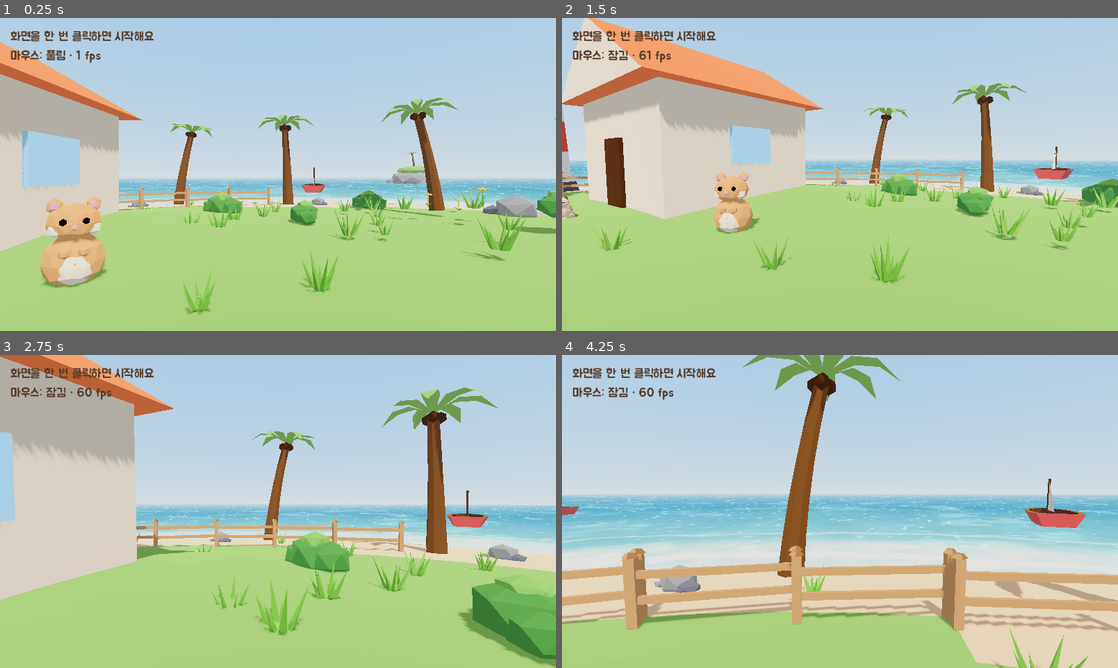
Above: before the commit, frames 1-4 (two rows, left to right).
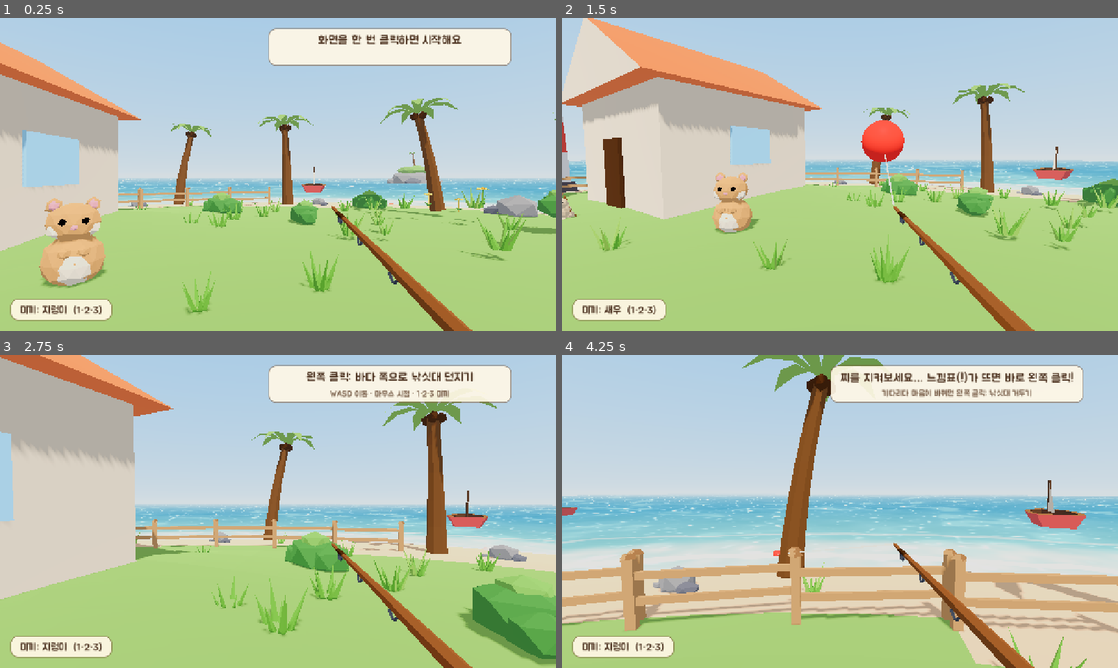
Above: after the commit, the same moments.

Repository: qudrhks36-svg/hanroro-seat-checker
Game: Godot game, scene res://main.tscn
Two runs of this game, one before a commit and one after it. Both use one fixed random seed, a clock stepped at 60 frames per second and the inputs below.
Inputs (mouse positions are in pixels of both pictures, inside the frame that each line leads up to):
- Up to frame 1 (0.25 s): no input
- Up to frame 2 (1.5 s): tap Enter at 0.5 s; move the mouse to (962, 158) at 0.52 s; hold D 0.53-1.28 s; tap 1 at 0.6 s; click (962, 158) at 0.67 s; tap 2 at 0.8, 1.35 s; move the mouse to (812, 174) at 1.27 s; hold W from 1.28 s (still down); click (812, 174) at 1.42 s
- Up to frame 3 (2.75 s): keep holding W; tap 3 at 1.55, 2.1 s; move the mouse to (289, 505) at 2.02 s; click (289, 505) at 2.17 s; tap 1 at 2.3 s
- Up to frame 4 (4.25 s): keep holding W; move the mouse to (834, 517) at 2.77 s; tap 1 at 2.85 s; click (834, 517) at 2.92 s; tap 2 at 3.05, 3.6 s; move the mouse to (878, 514) at 3.52 s; click (878, 514) at 3.67 s; tap 3 at 3.8 s

The runs differ from the first frame. In frame 1, 11% of the frame differs, in the area x 0-100%, y 3-100%; in frame 2, 6.4%; in frame 3, 11%; in frame 4, 14%, in the area x 0-100%, y 0-100%.

Commit message:
feat(godot): step 4 - fishing (cast, bite, reel, catch registration, UI, sfx)
Co-Authored-By: Claude Sonnet 5.5 <noreply@anthropic.com>

Diff:
--- a/fishing-game/godot/project.godot
+++ b/fishing-game/godot/project.godot
@@ -18,6 +18,8 @@
 
 window/size/viewport_width=1280
 window/size/viewport_height=720
+window/stretch/mode="canvas_items"
+window/stretch/aspect="expand"
 
 [rendering]
 
--- /dev/null
+++ b/fishing-game/godot/scripts/fishing_rod.gd
@@ -0,0 +1,408 @@
+extends Node3D
+# 낚시 (포팅 4단계, 유니티 FishingRod): 왼쪽 클릭 = 던지기 / 입질 타이밍에 낚기 / 회수. 낚기 성공 뒤엔 릴 감기(왼쪽 버튼 누르고 있기).
+# 값은 data/fishing.json (던지기 12m·0.8초·높이 3, 입질 후 1.6초 안에 클릭, 릴 감기 수치). 첫 클릭은 시작(마우스 잠금)이라 main.gd가 먹음.
+
+const Game := preload("res://scripts/game_state.gd")
+const ThemeUI := preload("res://scripts/ui_theme.gd")
+const TimeScript := preload("res://scripts/time_of_day.gd")
+const WorldScript := preload("res://scripts/world.gd")
+const SfxScript := preload("res://scripts/sfx.gd")
+
+enum S { IDLE, FLYING, FLOATING, BITING, REELING }
+
+const CAST_DISTANCE := 12.0
+const CAST_TIME := 0.8
+const ARC_HEIGHT := 3.0
+const WATER_Y := -0.1
+const BITE_WINDOW := 1.6              # 입질 후 클릭 가능 시간(초)
+const REEL_ZONE_SPEED := 0.7
+const REEL_START := 0.4
+const REEL_GAIN := 0.4
+const REEL_LOSS := 0.2
+const FISH_SPEED := [0.3, 0.5, 0.75]   # 흔함/보통/희귀
+const BAR_W := 600.0
+const ROD_LENGTH := [1.0, 1.15, 1.3]   # 낚싯대 단계별 길이 배율 (모델 길이도 1.4 / 1.61 / 1.82)
+
+var cam: Camera3D
+var world: Node3D
+var state := S.IDLE
+var selected_bait := 0
+var cast_bait := 0
+var click_pending := false
+var auto := false                      # 시험용: 스스로 던지고 낚음
+
+var tip: Node3D                        # 낚싯대 끝 (카메라 아래)
+var rod_model: Node3D
+var bobber: MeshInstance3D
+var line: MeshInstance3D
+var start_pos := Vector3.ZERO
+var end_pos := Vector3.ZERO
+var t := 0.0
+var bite_timer := 0.0
+var hooked := -1
+var zone_pos := 0.5
+var fish_pos := 0.5
+var fish_target := 0.5
+var retarget_timer := 0.0
+var gauge := 0.0
+var toast_until := 0.0
+var catches := 0
+
+# 화면
+var ui: CanvasLayer
+var guide: PanelContainer
+var guide1: Label
+var guide2: Label
+var toast: PanelContainer
+var toast_label: Label
+var bait_label: Label
+var bang: Label
+var reel_root: Control
+var zone_rect: ColorRect
+var fish_rect: ColorRect
+var gauge_rect: ColorRect
+
+func setup(camera: Camera3D, world_node: Node3D) -> void:
+	cam = camera
+	world = world_node
+	Game.ensure_loaded()
+	_build_rod(0)
+	_build_bobber_and_line()
+	_build_ui()
+	_set_casting(false)
+	_update_bait_label()
+
+# ---- 낚싯대 모델 (카메라 아래, 유니티 RodLook과 같은 자리) ----
+func _build_rod(level: int) -> void:
+	if rod_model != null:
+		rod_model.queue_free()
+	if tip == null:
+		tip = Node3D.new()
+		cam.add_child(tip)
+	var it: Dictionary
+	for x in world.items:
+		if x["path"] == "Player/PlayerCamera/Rod":
+			it = x
+	var p: Array = it["pos"]
+	var q: Array = it["quat"]
+	var rod_u := Vector3(p[0], p[1] - 1.8, p[2])           # 유니티 카메라 기준 자리
+	var qu := Quaternion(q[0], q[1], q[2], q[3])
+	var half: float = 0.7 * float(ROD_LENGTH[level])                      # 대 길이 1.4의 절반
+	var tip_u := rod_u + qu * Vector3(0, 0, half)
+	var handle_u := rod_u - qu * Vector3(0, 0, half)
+	tip.position = Vector3(tip_u.x, tip_u.y, -tip_u.z)
+	var scene: PackedScene = load("res://assets/models/extra/Rod_%d.fbx" % level)
+	rod_model = scene.instantiate()
+	rod_model.position = Vector3(handle_u.x, handle_u.y, -handle_u.z)
+	rod_model.basis = WorldScript.to_godot_basis(q) * WorldScript.MODEL_FIX
+	cam.add_child(rod_model)
+	_tint_c_materials(rod_model)
+
+# 시험용: 낚싯대 모델의 양끝(카메라 기준)과 낚싯줄 시작점(tip)을 찍는다
+func debug_rod() -> void:
+	var lo := Vector3(1e9, 1e9, 1e9)
+	var hi := Vector3(-1e9, -1e9, -1e9)
+	for n in rod_model.find_children("*", "MeshInstance3D", true, false):
+		var mi: MeshInstance3D = n
+		var xf: Transform3D = cam.global_transform.affine_inverse() * mi.global_transform
+		var bb := mi.get_aabb()
+		for c in 8:
+			var corner := bb.position + bb.size * Vector3(c & 1, (c >> 1) & 1, (c >> 2) & 1)
+			var p := xf * corner
+			lo = lo.min(p)
+			hi = hi.max(p)
+	print("[FG] rod aabb(cam local) lo=", lo, " hi=", hi, " tip=", tip.position)
+
+# 재질 이름 "C_RRGGBB" → 그 색 (유니티 RodLook.ColorMaterial). 그림자는 끔.
+func _tint_c_materials(root: Node) -> void:
+	for n in root.find_children("*", "MeshInstance3D", true, false):
+		var mi: MeshInstance3D = n
+		mi.cast_shadow = GeometryInstance3D.SHADOW_CASTING_SETTING_OFF
+		for i in mi.mesh.get_surface_count():
+			var orig: Material = mi.mesh.surface_get_material(i)
+			var nm: String = orig.resource_name if orig != null else ""
+			var k := nm.find("C_")
+			if k >= 0 and nm.length() >= k + 8:
+				var m := StandardMaterial3D.new()
+				m.albedo_color = Color.html("#" + nm.substr(k + 2, 6))
+				m.roughness = 0.9
+				mi.set_surface_override_material(i, m)
+
+func _build_bobber_and_line() -> void:
+	bobber = MeshInstance3D.new()
+	var sph := SphereMesh.new()
+	sph.radius = 0.125
+	sph.height = 0.25
+	bobber.mesh = sph
+	bobber.material_override = world.get_material("Mat_Bobber")
+	bobber.cast_shadow = GeometryInstance3D.SHADOW_CASTING_SETTING_OFF
+	add_child(bobber)
+	line = MeshInstance3D.new()
+	var cyl := CylinderMesh.new()
+	cyl.top_radius = 0.004
+	cyl.bottom_radius = 0.004
+	cyl.height = 1.0
+	cyl.radial_segments = 4
+	line.mesh = cyl
+	var lm := StandardMaterial3D.new()
+	lm.shading_mode = BaseMaterial3D.SHADING_MODE_UNSHADED
+	lm.albedo_color = Color(0.95, 0.95, 0.9)
+	line.material_override = lm
+	line.cast_shadow = GeometryInstance3D.SHADOW_CASTING_SETTING_OFF
+	add_child(line)
+
+# ---- 화면 ----
+func _build_ui() -> void:
+	ui = CanvasLayer.new()
+	ui.layer = 3
+	add_child(ui)
+	guide = ThemeUI.panel(Vector2(560, 0))
+	var v := VBoxContainer.new()
+	guide1 = ThemeUI.label("", 28)
+	guide2 = ThemeUI.label("", 19, ThemeUI.INK_SOFT)
+	v.add_child(guide1)
+	v.add_child(guide2)
+	guide.add_child(v)
+	ui.add_child(guide)
+	guide.set_anchors_and_offsets_preset(Control.PRESET_CENTER_TOP, Control.PRESET_MODE_MINSIZE, 24)
+
+	toast = ThemeUI.panel()
+	toast_label = ThemeUI.label("", 30)
+	toast.add_child(toast_label)
+	toast.visible = false
+	ui.add_child(toast)
+	toast.set_anchors_and_offsets_preset(Control.PRESET_CENTER_TOP, Control.PRESET_MODE_MINSIZE, 130)
+
+	var bait_panel := ThemeUI.panel()
+	bait_label = ThemeUI.label("", 24)
+	bait_panel.add_child(bait_label)
+	ui.add_child(bait_panel)
+	bait_panel.set_anchors_and_offsets_preset(Control.PRESET_BOTTOM_LEFT, Control.PRESET_MODE_MINSIZE, 24)
+
+	bang = ThemeUI.label("!", 96, Color(1.0, 0.9, 0.3))
+	bang.add_theme_color_override("font_outline_color", Color(0.3, 0.15, 0.05))
+	bang.add_theme_constant_override("outline_size", 10)
+	bang.visible = false
+	ui.add_child(bang)
+
+	# 릴 감기 화면: 가로 막대(주황 물고기 칸 + 초록 내 칸)와 그 아래 노란 게이지 (화면 가운데 기준)
+	reel_root = Control.new()
+	reel_root.set_anchors_preset(Control.PRESET_CENTER)
+	reel_root.mouse_filter = Control.MOUSE_FILTER_IGNORE
+	reel_root.add_child(ThemeUI.rect(Color(1, 0.97, 0.9, 0.82), Vector2(BAR_W, 36), Vector2(-BAR_W / 2, 140 - 18)))
+	zone_rect = ThemeUI.rect(Color(0.5, 0.82, 0.6, 0.9), Vector2(Game.zone_width() * BAR_W, 36), Vector2.ZERO)
+	fish_rect = ThemeUI.rect(Color(1, 0.55, 0.35), Vector2(18, 36), Vector2.ZERO)
+	reel_root.add_child(zone_rect)
+	reel_root.add_child(fish_rect)
+	reel_root.add_child(ThemeUI.rect(Color(1, 0.97, 0.9, 0.82), Vector2(BAR_W, 14), Vector2(-BAR_W / 2, 185 - 7)))
+	gauge_rect = ThemeUI.rect(Color(1, 0.9, 0.4), Vector2(0, 14), Vector2(-BAR_W / 2, 185 - 7))
+	reel_root.add_child(gauge_rect)
+	reel_root.visible = false
+	ui.add_child(reel_root)
+
+func _update_bait_label() -> void:
+	bait_label.text = "미끼: %s  (1·2·3)" % Game.baits[selected_bait]["name"]
+
+# ---- 입력 ----
+func _unhandled_input(event: InputEvent) -> void:
+	if event is InputEventMouseButton and event.pressed and event.button_index == MOUSE_BUTTON_LEFT and Input.mouse_mode == Input.MOUSE_MODE_CAPTURED:
+		click_pending = true
+	elif event is InputEventKey and event.pressed and not event.echo and state == S.IDLE:
+		match event.keycode:
+			KEY_1: _select_bait(0)
+			KEY_2: _select_bait(1)
+			KEY_3: _select_bait(2)
+
+func _select_bait(i: int) -> void:
+	selected_bait = i
+	_update_bait_label()
+
+# ---- 매 프레임 ----
+func _process(delta: float) -> void:
+	var click := click_pending
+	click_pending = false
+	var captured := Input.mouse_mode == Input.MOUSE_MODE_CAPTURED
+	var held := captured and Input.is_mouse_button_pressed(MOUSE_BUTTON_LEFT)
+	if auto:   # 시험용 스스로 낚기
+		click = state == S.IDLE or state == S.BITING
+		held = fish_pos > zone_pos
+	match state:
+		S.IDLE:
+			if click:
+				_cast()
+		S.FLYING:
+			t += delta / CAST_TIME
+			var k := clampf(t, 0.0, 1.0)
+			bobber.global_position = start_pos.lerp(end_pos, k) + Vector3.UP * sin(k * PI) * ARC_HEIGHT
+			if k >= 1.0:
+				_land()
+		S.FLOATING:
+			bobber.global_position = end_pos + Vector3.UP * sin(Time.get_ticks_msec() / 1000.0 * 2.0) * 0.03
+			bite_timer -= delta
+			if click:
+				_set_casting(false)   # 입질 전에 감으면 그냥 회수
+			elif bite_timer <= 0.0:
+				_start_bite()
+		S.BITING:
+			bobber.global_position = end_pos + Vector3.DOWN * 0.15   # 찌가 가라앉음
+			bite_timer -= delta
+			if click:
+				_hook()
+			elif bite_timer <= 0.0:
+				_show_toast("놓쳤어요...")
+				SfxScript.play("miss")
+				_set_casting(false)
+		S.REELING:
+			bobber.global_position = end_pos + Vector3.DOWN * 0.15
+			_reel(held, delta)
+	if state != S.IDLE:
+		_update_line()
+	if toast.visible and Time.get_ticks_msec() / 1000.0 > toast_until:
+		toast.visible = false
+	_update_guide()
+	if state == S.BITING:
+		bang.visible = true
+		var sp := cam.unproject_position(bobber.global_position + Vector3.UP * 0.8)
+		bang.position = sp - bang.size * 0.5
+
+func _cast() -> void:
+	var dir := -cam.global_transform.basis.z
+	dir.y = 0.0
+	if dir.length_squared() < 0.0001:
+		dir = Vector3.FORWARD
+	dir = dir.normalized()
+	cast_bait = selected_bait
+	start_pos = tip.global_position
+	end_pos = Vector3(start_pos.x, WATER_Y, start_pos.z) + dir * CAST_DISTANCE
+	t = 0.0
+	state = S.FLYING
+	_set_casting(true)
+	bobber.global_position = start_pos
+	SfxScript.play("cast")
+
+func _land() -> void:
+	# 위에서 아래로 쏴서 바다가 먼저 맞으면 물 위, 섬·부두·배가 맞으면 육지.
+	var from := Vector3(end_pos.x, 20.0, end_pos.z)
+	var hit := get_world_3d().direct_space_state.intersect_ray(PhysicsRayQueryParameters3D.create(from, from + Vector3.DOWN * 40.0))
+	var water: bool = not hit.is_empty() and (hit.collider as Node).name == "Sea"
+	if water:
+		state = S.FLOATING
+		var w: Array = Game.baits[cast_bait]["wait_sec"]
+		bite_timer = randf_range(float(w[0]), float(w[1]))   # 미끼마다 다름 (GDD 6번)
+		SfxScript.play("splash")
+	else:
+		_set_casting(false)   # 육지: 회수
+
+func _start_bite() -> void:
+	state = S.BITING
+	bite_timer = BITE_WINDOW
+	SfxScript.play("bite")
+
+# 입질 타이밍 성공 → 물고기를 정하고 릴 감기 시작
+func _hook() -> void:
+	hooked = Game.pick(TimeScript.period, cast_bait, false)   # 먼 바다는 7단계에서
+	bang.visible = false
+	zone_pos = 0.5
+	fish_pos = 0.5
+	fish_target = 0.5
+	retarget_timer = 0.0
+	gauge = REEL_START
+	zone_rect.size = Vector2(Game.zone_width() * BAR_W, 36)
+	reel_root.visible = true
+	state = S.REELING
+
+func _reel(held: bool, delta: float) -> void:
+	zone_pos = clampf(zone_pos + (1.0 if held else -1.0) * REEL_ZONE_SPEED * delta, 0.0, 1.0)
+	retarget_timer -= delta
+	if retarget_timer <= 0.0:
+		fish_target = randf()
+		retarget_timer = randf_range(0.6, 1.2)
+	fish_pos = move_toward(fish_pos, fish_target, FISH_SPEED[Game.rarity_index(hooked)] * delta)
+	var inside := absf(fish_pos - zone_pos) <= Game.zone_width() * 0.5
+	gauge = clampf(gauge + (REEL_GAIN if inside else -REEL_LOSS) * delta, 0.0, 1.0)
+	zone_rect.color = Color(0.35, 1.0, 0.5, 0.9) if inside else Color(0.95, 0.45, 0.35, 0.8)   # 물고기를 잡고 있으면 밝은 초록, 놓치면 붉은 주황
+	zone_rect.position.x = (zone_pos - 0.5) * BAR_W - zone_rect.size.x * 0.5
+	zone_rect.position.y = 140 - 18
+	fish_rect.position.x = (fish_pos - 0.5) * BAR_W - fish_rect.size.x * 0.5
+	fish_rect.position.y = 140 - 18
+	gauge_rect.size.x = gauge * BAR_W
+	if gauge >= 1.0:
+		_catch()
+	elif gauge <= 0.0:
+		_show_toast("물고기가 도망갔어요...")
+		SfxScript.play("miss")
+		_end_reel()
+
+func _catch() -> void:
+	var cm := Game.roll_size(hooked)
+	var was_new: bool = Game.counts[hooked] == 0   # 처음 잡은 물고기인지 (NEW)
+	var record := Game.register(hooked, cm)
+	catches += 1
+	SfxScript.play("catch")
+	if was_new:
+		SfxScript.play("new_fish")
+	var f: Dictionary = Game.fish[hooked]
+	var msg := "%s %dcm 잡았어요!  (판매 값 %d원)" % [f["name"], cm, Game.price(hooked)]
+	if was_new:
+		msg = "NEW! " + msg
+	elif record:
+		msg += "  기록 갱신!"
+	_show_toast(msg)
+	print("[FG] catch #", catches, " ", f["name"], " ", cm, "cm ", f["rarity"], " period=", TimeScript.period, " bait=", cast_bait)
+	_end_reel()
+
+func _end_reel() -> void:
+	reel_root.visible = false
+	_set_casting(false)
+
+func _set_casting(on: bool) -> void:
+	if not on:
+		state = S.IDLE
+	bang.visible = false
+	bobber.visible = on
+	line.visible = on
+
+func _update_line() -> void:
+	var a := tip.global_position
+	var b := bobber.global_position
+	var d := b - a
+	var len := d.length()
+	if len < 0.001:
+		return
+	var up := d / len
+	var ref := Vector3.RIGHT if absf(up.dot(Vector3.RIGHT)) < 0.9 else Vector3.FORWARD
+	var x := up.cross(ref).normalized()
+	var z := x.cross(up)
+	line.global_transform = Transform3D(Basis(x, up * len, z), (a + b) * 0.5)
+
+func _show_toast(msg: String) -> void:
+	toast_label.text = msg
+	toast.visible = true
+	toast_until = Time.get_ticks_msec() / 1000.0 + 3.0
+
+# ---- 안내 판 (유니티 GuideHint): 지금 할 일을 단계마다 보여준다 ----
+func _update_guide() -> void:
+	var a := ""
+	var b := ""
+	if Input.mouse_mode != Input.MOUSE_MODE_CAPTURED:
+		a = "화면을 한 번 클릭하면 시작해요"
+	else:
+		match state:
+			S.IDLE:
+				a = "왼쪽 클릭: 바다 쪽으로 낚싯대 던지기"
+				b = "WASD 이동 · 마우스 시점 · 1·2·3 미끼"
+			S.FLOATING:
+				a = "찌를 지켜보세요… 느낌표(!)가 뜨면 바로 왼쪽 클릭!"
+				b = "기다리다 마음이 바뀌면 왼쪽 클릭: 낚싯대 거두기"
+			S.BITING:
+				a = "지금! 왼쪽 클릭!"
+			S.REELING:
+				a = "왼쪽 버튼을 꾹 누르면 초록 칸이 오른쪽으로, 떼면 왼쪽으로 가요"
+				b = "주황 물고기 위에 초록 칸을 맞추세요. 노란 게이지가 가득 차면 성공!"
+	guide.visible = a != ""
+	if guide1.text != a:
+		guide1.text = a
+	if guide2.text != b:
+		guide2.text = b
+	guide2.visible = b != ""
+	guide1.add_theme_color_override("font_color", ThemeUI.CORAL if state == S.BITING else ThemeUI.INK)
--- /dev/null
+++ b/fishing-game/godot/scripts/game_state.gd
@@ -0,0 +1,76 @@
+extends RefCounted
+# 게임 상태와 물고기 규칙 (유니티 FishTable + Collection + Inventory의 고닷 버전, GDD 7번). 숫자는 data/fish.json, data/fishing.json.
+# 정적 함수만 쓴다(싱글톤 대신). 저장·불러오기는 5단계에서 붙임.
+
+const FISH_JSON := "res://data/fish.json"
+const FISHING_JSON := "res://data/fishing.json"
+const RARITY_INDEX := {"common": 0, "uncommon": 1, "rare": 2}
+const PERIOD_NAMES := ["day", "sunset", "night"]   # TimeOfDay.Period 순서와 같음
+
+static var fish: Array = []          # fish.json의 fish 목록 (순서 = 저장 칸 순서)
+static var baits: Array = []
+static var rods: Array = []
+static var counts: Array = []        # 종류별 잡은 마릿수(도감)
+static var best_cm: Array = []       # 종류별 최고 크기(0 = 아직 없음)
+static var inventory: Array = []     # 종류별 보유(판매 대기) 마릿수
+static var money := 0
+static var rod_level := 0
+static var _loaded := false
+
+static func ensure_loaded() -> void:
+	if _loaded:
+		return
+	_loaded = true
+	fish = JSON.parse_string(FileAccess.get_file_as_string(FISH_JSON))["fish"]
+	var f: Dictionary = JSON.parse_string(FileAccess.get_file_as_string(FISHING_JSON))
+	baits = f["baits"]
+	rods = f["rods"]
+	counts.resize(fish.size())
+	best_cm.resize(fish.size())
+	inventory.resize(fish.size())
+	counts.fill(0)
+	best_cm.fill(0)
+	inventory.fill(0)
+
+static func rarity_index(i: int) -> int:
+	return RARITY_INDEX[fish[i]["rarity"]]
+
+static func price(i: int) -> int:
+	return int(fish[i]["price"])
+
+static func zone_width() -> float:
+	return float(rods[rod_level]["zone_width"])
+
+# 시간대·미끼에 맞는 물고기 하나 뽑기. 등급 확률은 미끼마다 다르고, 같은 등급 안에서는 균등.
+# 그 시간대에 보통/희귀 물고기가 없으면 그 확률은 흔함으로 합침 (GDD 7번). 섬 근처와 먼 바다는 서로 다른 물고기.
+static func pick(period: int, bait: int, far_sea: bool) -> int:
+	ensure_loaded()
+	var wd: Dictionary = baits[bait]["tier_weights_percent"]
+	var w := [float(wd["common"]), float(wd["uncommon"]), float(wd["rare"])]
+	var pool := [[], [], []]
+	for i in fish.size():
+		var f: Dictionary = fish[i]
+		if bool(f["far_sea"]) == far_sea and f["periods"].has(PERIOD_NAMES[period]):
+			pool[rarity_index(i)].append(i)
+	for t in [1, 2]:
+		if pool[t].is_empty():
+			w[0] += w[t]
+			w[t] = 0.0
+	var roll: float = randf() * (w[0] + w[1] + w[2])
+	var tier: int = 0 if roll < w[0] else (1 if roll < w[0] + w[1] else 2)
+	return pool[tier][randi() % pool[tier].size()]
+
+# 크기 뽑기: 범위 가운데가 잘 나오고 양끝은 드물게
+static func roll_size(i: int) -> int:
+	var s: Dictionary = fish[i]["size_cm"]
+	var t := (randf() + randf()) * 0.5
+	return roundi(lerpf(float(s["min"]), float(s["max"]), t))
+
+# 도감에 등록하고, 이미 잡아 본 물고기의 최고 크기를 넘었으면 true (처음 잡은 건 기록 갱신이 아니라 NEW)
+static func register(i: int, cm: int) -> bool:
+	var record: bool = counts[i] > 0 and cm > best_cm[i]
+	counts[i] += 1
+	if cm > best_cm[i]:
+		best_cm[i] = cm
+	inventory[i] += 1
+	return record
--- a/fishing-game/godot/scripts/main.gd
+++ b/fishing-game/godot/scripts/main.gd
@@ -7,6 +7,8 @@
 const AtmosphereScript := preload("res://scripts/atmosphere.gd")
 const TimeScript := preload("res://scripts/time_of_day.gd")
 const WeatherScript := preload("res://scripts/weather.gd")
+const FishingScript := preload("res://scripts/fishing_rod.gd")
+const SfxScript := preload("res://scripts/sfx.gd")
 
 # 유니티 사진 시험(ScreenShot.cs)과 같은 카메라: 눈 위치(유니티 좌표)와 오일러 각도(x=아래로 숙임, y=좌우)
 const DEBUG_CAMS := {
@@ -20,7 +22,7 @@
 	"j": [Vector3(-14, 2, -6), Vector3(4, 227, 0)],
 }
 
-var label: Label
+var fishing: Node3D
 var world: Node3D
 var player: CharacterBody3D
 var frames := 0
@@ -96,16 +98,20 @@
 	weather.follow = player.cam
 	_apply_test_args()
 
-	var layer := CanvasLayer.new()
-	add_child(layer)
-	label = Label.new()
-	var jua: FontFile = load("res://assets/fonts/Jua-Regular.ttf")
-	jua.fallbacks = [ThemeDB.fallback_font]   # 주아에 없는 기호(· … —)는 고닷 기본 글꼴로 (웹에는 시스템 대체 글꼴이 없음)
-	label.add_theme_font_override("font", jua)
-	label.add_theme_font_size_override("font_size", 28)
-	label.add_theme_color_override("font_color", Color(0.33, 0.23, 0.16))
-	label.position = Vector2(24, 24)
-	layer.add_child(label)
+	# 낚시: 낚싯대·찌·줄·안내 판·릴 화면 (4단계)
+	SfxScript.host = self
+	fishing = Node3D.new()
+	fishing.set_script(FishingScript)
+	fishing.name = "Fishing"
+	add_child(fishing)
+	fishing.setup(player.cam, world)
+	fishing.auto = _arg("auto", "") != ""
+	if _arg("rodcheck", "") != "":
+		fishing.debug_rod()
+	if _arg("bait", "") != "":
+		fishing.selected_bait = int(_arg("bait", "0"))
+	if _arg("timescale", "") != "":
+		Engine.time_scale = float(_arg("timescale", "1"))
 
 func _apply_test_args() -> void:
 	var key := _arg("cam", "")
@@ -114,6 +120,9 @@
 		var e: Vector3 = DEBUG_CAMS[key][1]
 		player.position = Vector3(p.x, p.y - player.EYE_HEIGHT, -p.z)
 		player.look(-e.y, -e.x)   # 유니티 오일러(x 숙임, y 좌우)를 고닷으로: 숙임은 -x, 좌우는 z 반전이라 부호 반대
+	var yaw := _arg("yaw", "")            # 시험용: 바라보는 방향(도, 0=유니티 +Z, 90=왼쪽(유니티 -X))
+	if yaw != "":
+		player.look(float(yaw), 0.0)
 	var pos := _arg("pos", "")   # 시험용 시작 자리(유니티 좌표 x,z)
 	if pos != "":
 		var q := pos.split(",")
@@ -122,6 +131,7 @@
 	if clock != "":
 		tod.clock = float(clock)
 		tod.apply(tod.clock)
+	tod.frozen = _arg("freeze", "") != ""
 	var wk := _arg("weather", "")        # 시험용: clear / cloudy / rain
 	if wk != "":
 		weather.force({"clear": WeatherScript.Kind.CLEAR, "cloudy": WeatherScript.Kind.CLOUDY, "rain": WeatherScript.Kind.RAIN}[wk])
@@ -132,7 +142,8 @@
 
 func _input(event: InputEvent) -> void:
 	if event is InputEventMouseButton and event.pressed and Input.mouse_mode != Input.MOUSE_MODE_CAPTURED:
-		Input.mouse_mode = Input.MOUSE_MODE_CAPTURED   # 첫 클릭은 시작(마우스 잠금)만
+		Input.mouse_mode = Input.MOUSE_MODE_CAPTURED   # 첫 클릭은 시작(마우스 잠금)만 하고, 낚시가 던지기로 받지 않게 먹는다
+		get_viewport().set_input_as_handled()
 	elif event is InputEventKey and event.pressed and event.keycode == KEY_ESCAPE:
 		Input.mouse_mode = Input.MOUSE_MODE_VISIBLE
 
@@ -158,5 +169,3 @@
 	frames += 1
 	if _arg("log", "") != "" and frames % 10 == 0:
 		print("[FG] frame ", frames, " player=", player.position, " floor=", player.is_on_floor(), " hit=", player.dbg)
-	var mode := "잠김" if Input.mouse_mode == Input.MOUSE_MODE_CAPTURED else "풀림"
-	label.text = "화면을 한 번 클릭하면 시작해요\n마우스: %s · %d fps" % [mode, Engine.get_frames_per_second()]
--- /dev/null
+++ b/fishing-game/godot/scripts/sfx.gd
@@ -0,0 +1,20 @@
+extends RefCounted
+# 효과음 재생 (유니티 Sfx의 고닷 버전): 소리 파일은 assets/audio/sfx/*.wav (유니티가 코드로 만들던 소리를 파일로 뽑은 것).
+# host 노드 아래에 한 번 쓰고 사라지는 플레이어를 만들어 재생한다(겹쳐 울려도 됨). 일시정지 중에도 재생.
+
+static var host: Node
+static var cache: Dictionary = {}
+static var muted := false
+
+static func play(sound_name: String, volume: float = 1.0) -> void:
+	if host == null or muted:
+		return
+	if not cache.has(sound_name):
+		cache[sound_name] = load("res://assets/audio/sfx/%s.wav" % sound_name)
+	var p := AudioStreamPlayer.new()
+	p.stream = cache[sound_name]
+	p.volume_db = linear_to_db(maxf(volume, 0.0001))
+	p.process_mode = Node.PROCESS_MODE_ALWAYS
+	host.add_child(p)
+	p.finished.connect(p.queue_free)
+	p.play()
--- a/fishing-game/godot/scripts/time_of_day.gd
+++ b/fishing-game/godot/scripts/time_of_day.gd
@@ -13,12 +13,14 @@
 
 var atmo: Node
 var clock := 0.0
+var frozen := false   # 시험용: 시계를 멈춤
 
 static func period_at(t: float) -> Period:
 	return Period.DAY if t < 240.0 else (Period.SUNSET if t < 360.0 else Period.NIGHT)
 
 func _process(delta: float) -> void:
-	clock = fmod(clock + delta, DAY_LENGTH)
+	if not frozen:
+		clock = fmod(clock + delta, DAY_LENGTH)
 	apply(clock)
 
 # 두 look(색 배열·숫자)을 k(0~1)만큼 섞는다
--- /dev/null
+++ b/fishing-game/godot/scripts/ui_theme.gd
@@ -0,0 +1,52 @@
+extends RefCounted
+# 화면 글자·판의 공통 색과 만드는 법 (유니티 UiTheme, GDD 9번 [확정] 힐링 톤): 크림색 둥근 판 + 진한 갈색 글자 + 글꼴 주아.
+
+const CREAM := Color(1.0, 0.97, 0.90, 0.92)
+const INK := Color(0.33, 0.23, 0.16)
+const INK_SOFT := Color(0.50, 0.40, 0.32)
+const EDGE := Color(0.45, 0.30, 0.18, 0.5)
+const CORAL := Color(0.92, 0.38, 0.27)
+
+static var _font: FontFile
+
+# 주아 글꼴. 주아에 없는 기호(· … —)는 고닷 기본 글꼴로 대신 나오게 함 (웹에는 시스템 대체 글꼴이 없음)
+static func font() -> FontFile:
+	if _font == null:
+		_font = load("res://assets/fonts/Jua-Regular.ttf")
+		_font.fallbacks = [ThemeDB.fallback_font]
+	return _font
+
+# 크림색 둥근 판. 안에 줄(Label)들을 넣어 쓴다.
+static func panel(min_size: Vector2 = Vector2.ZERO) -> PanelContainer:
+	var p := PanelContainer.new()
+	var sb := StyleBoxFlat.new()
+	sb.bg_color = CREAM
+	sb.set_corner_radius_all(16)
+	sb.border_color = EDGE
+	sb.set_border_width_all(2)
+	sb.content_margin_left = 22
+	sb.content_margin_right = 22
+	sb.content_margin_top = 8
+	sb.content_margin_bottom = 8
+	p.add_theme_stylebox_override("panel", sb)
+	p.custom_minimum_size = min_size
+	p.mouse_filter = Control.MOUSE_FILTER_IGNORE
+	return p
+
+static func label(text: String, size: int, color: Color = INK) -> Label:
+	var l := Label.new()
+	l.text = text
+	l.add_theme_font_override("font", font())
+	l.add_theme_font_size_override("font_size", size)
+	l.add_theme_color_override("font_color", color)
+	l.horizontal_alignment = HORIZONTAL_ALIGNMENT_CENTER
+	l.mouse_filter = Control.MOUSE_FILTER_IGNORE
+	return l
+
+static func rect(color: Color, size: Vector2, pos: Vector2) -> ColorRect:
+	var r := ColorRect.new()
+	r.color = color
+	r.size = size
+	r.position = pos
+	r.mouse_filter = Control.MOUSE_FILTER_IGNORE
+	return r
Not shown, added: fishing-game/godot/scripts/fishing_rod.gd.uid
Not shown, added: fishing-game/godot/scripts/game_state.gd.uid
Not shown, added: fishing-game/godot/scripts/sfx.gd.uid
Not shown, added: fishing-game/godot/scripts/ui_theme.gd.uid
Not shown, changed: fishing-game/changelog/2026-10-12.md
Not shown, changed: fishing-game/docs/GODOT_PORT.md
